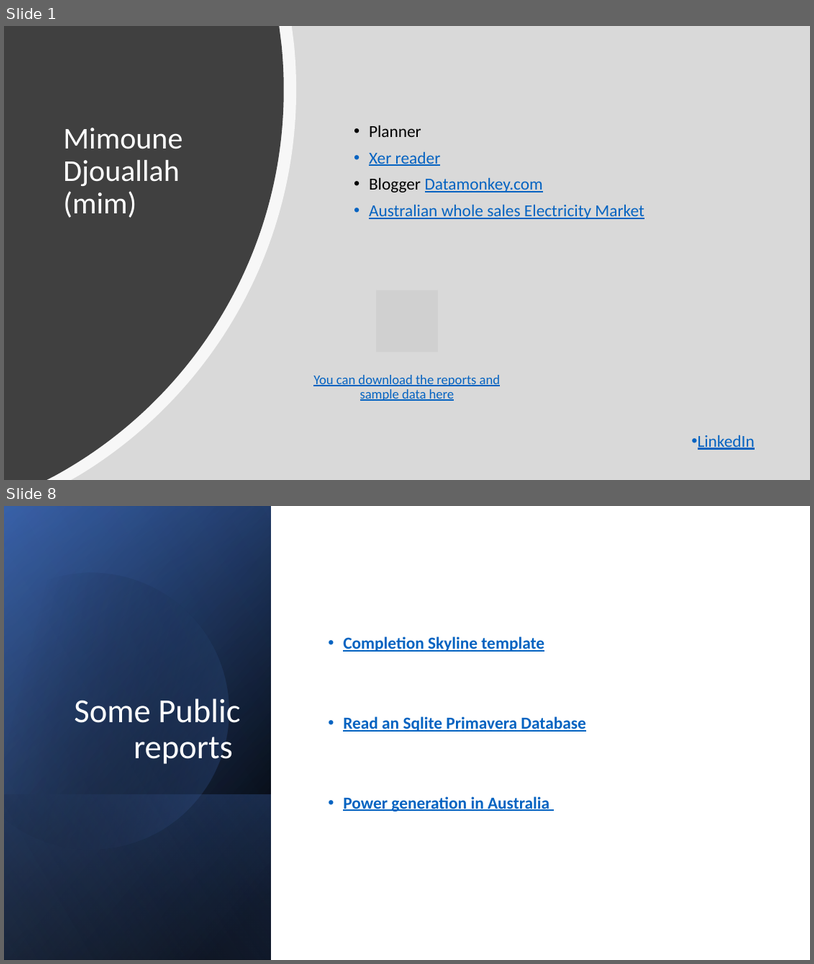
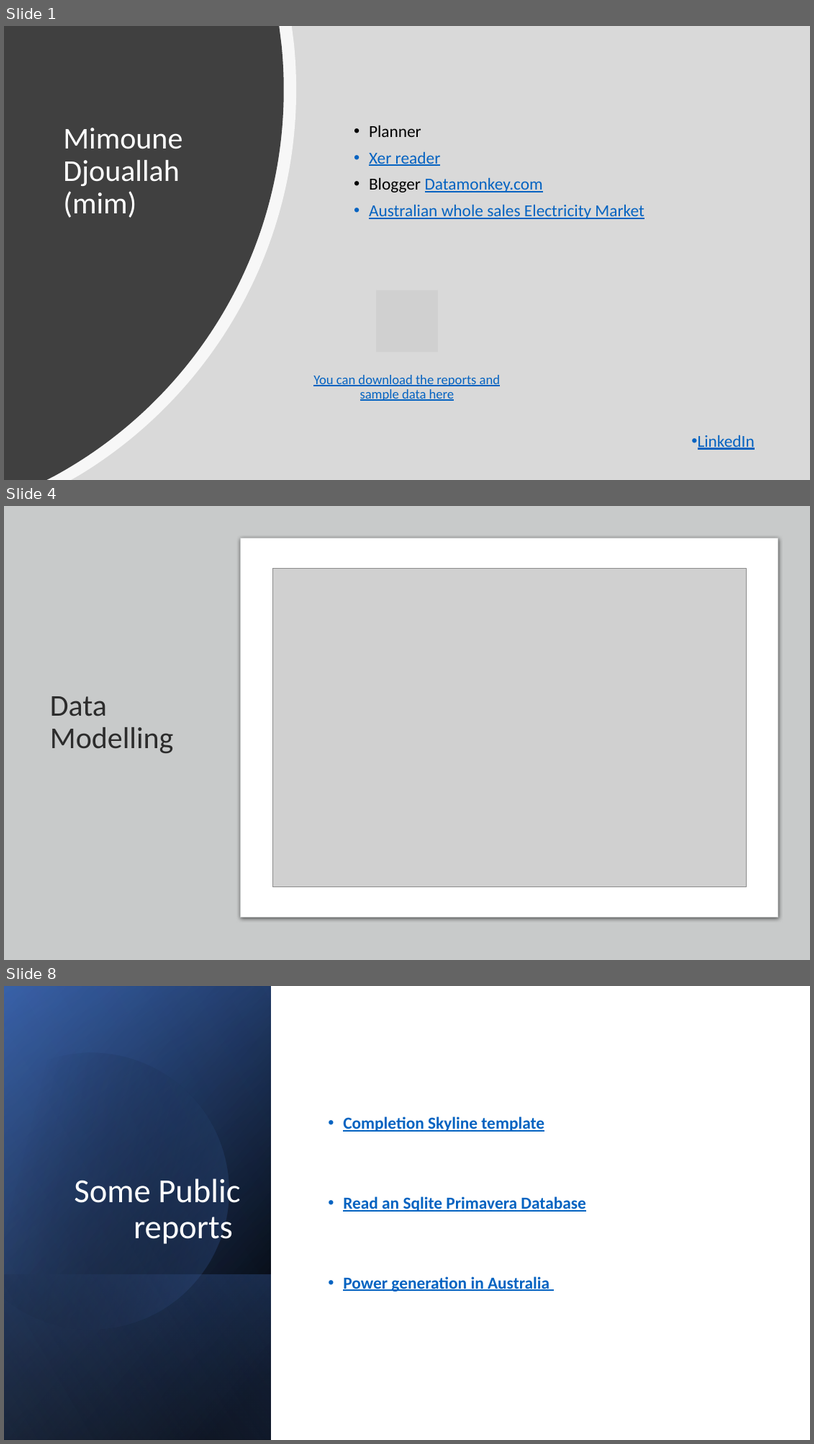
Before and after one commit to djouallah/projectcontrolpresentation, a slide deck: PowerBI as an integration tool in Project Controls.pptx. Shown one above the other, each under a label of ours: slides 1 and 8 before the commit, slides 1, 4 and 8 after it; the slides between them are not shown. The pictures are 814x964 and 814x1444 pixels, drawn with LibreOffice and Linux fonts; fonts in the diff are those of the drawing; grey boxes stand for pictures. Boxes give left, top, right and bottom in pixels: in the first picture for what was removed or moved away, otherwise in the second. Text is boxed around its words. In the diff, an @@ line names an element or a change of style, - is before the commit and + after.

```diff
--- a/PowerBI as an integration tool in Project Controls.pptx
+++ b/PowerBI as an integration tool in Project Controls.pptx
@@ slide 4 added at (4,506,810,960), background #E7E6E6 @@
@@ rectangle added at (4,506,810,960), fill #C8CACA @@
@@ rounded rectangle added at (241,538,779,917), fill #FFFFFF, outline #C8CACA 0.75 pt @@
@@ picture added at (273,569,746,886) @@
@@ title added at (50,696,174,753), 36 pt, text #2C2C2C @@
+Data Modelling
```
Also in this commit, not shown: 3 slides changed, 1 slide removed, 1 other file.
